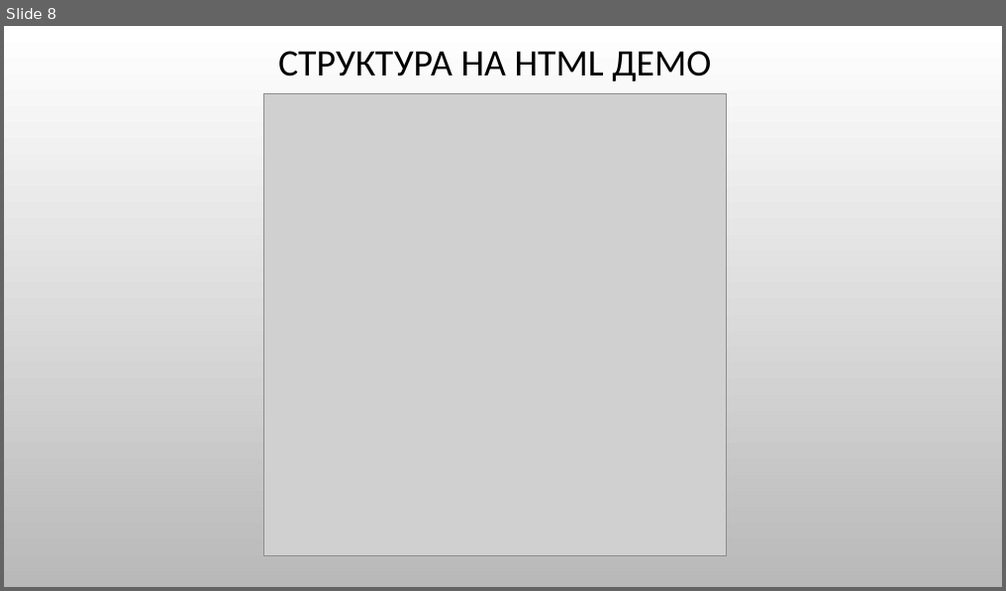
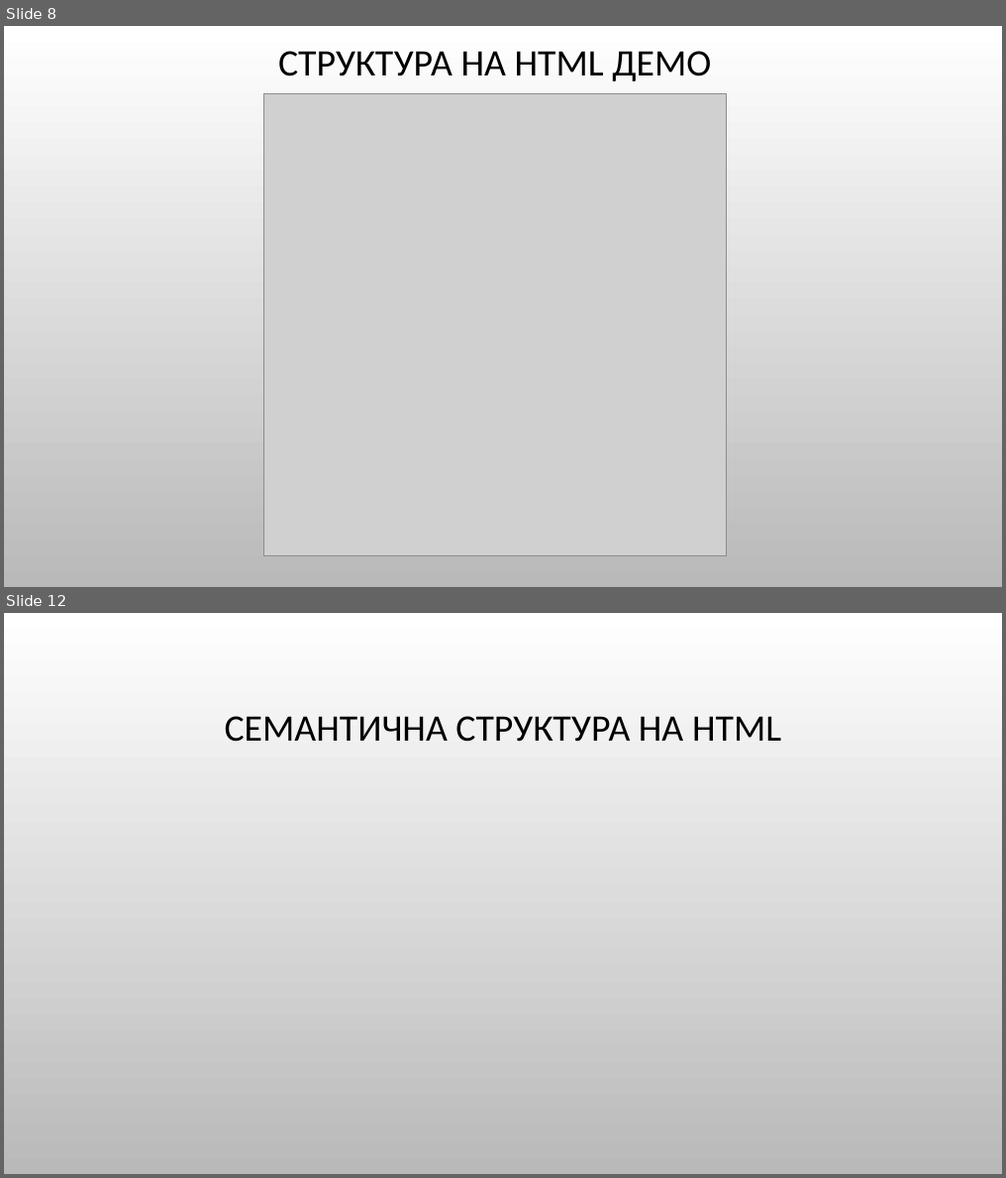
Before and after one commit to Bilyukov/php-mysql-course, a slide deck: 02.html-basics.pptx. Shown one above the other, each under a label of ours: slide 8 before the commit, slides 8 and 12 after it; the slides between them are not shown. The pictures are 1006x591 and 1006x1178 pixels, drawn with LibreOffice and Linux fonts; fonts in the diff are those of the drawing; grey boxes stand for pictures; background and template pictures are left out. Boxes give left, top, right and bottom in pixels: in the first picture for what was removed or moved away, otherwise in the second. Text is boxed around its words. In the diff, an @@ line names an element or a change of style, - is before the commit and + after.

Commit message:
HTML Lection Improvement

```diff
--- a/02.html-basics.pptx
+++ b/02.html-basics.pptx
@@ slide 12 added at (4,613,1002,1174), background picture (left out) @@
@@ title added at (225,716,781,742), 36 pt, text #000000 @@
+СЕМАНТИЧНА СТРУКТУРА НА HTML
```
Also in this commit, not shown: 1 slide changed, 2 other slides added, 2 other files.
